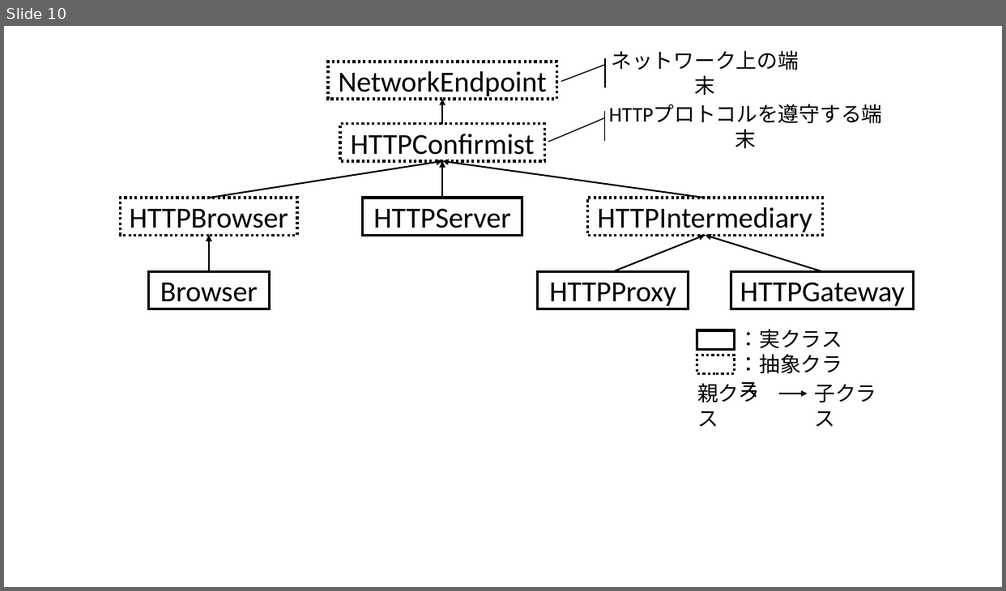
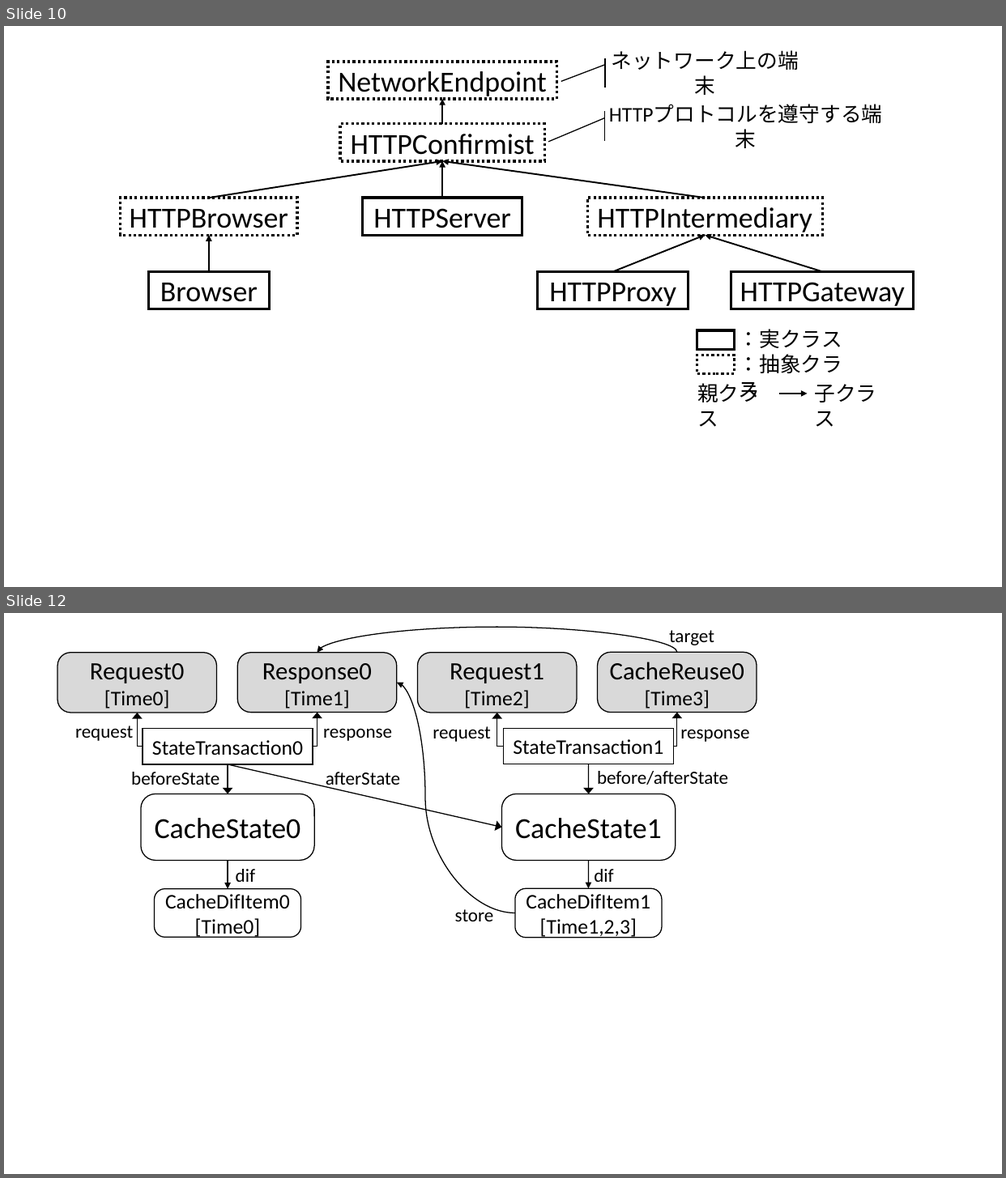
Before and after one commit to simahell/Master-Thesis, a slide deck: fig/fig.pptx. Shown one above the other, each under a label of ours: slide 10 before the commit, slides 10 and 12 after it; the slides between them are not shown. The pictures are 1006x591 and 1006x1178 pixels, drawn with LibreOffice and Linux fonts; fonts in the diff are those of the drawing. Boxes give left, top, right and bottom in pixels: in the first picture for what was removed or moved away, otherwise in the second. Text is boxed around its words. In the diff, an @@ line names an element or a change of style, - is before the commit and + after.

```diff
--- a/fig/fig.pptx
+++ b/fig/fig.pptx
@@ slide 12 added at <box>4,613,1002,1174</box>, background #FFFFFF @@
@@ rectangle added at <box>58,619,757,937</box>, fill #FFFFFF, outline #FFFFFF 1 pt @@
@@ curved arrow added from (677, 652) to (317, 653), #000000 1 pt @@
@@ text added at <box>669,630,714,647</box>, 18 pt, text #000000 @@
+target
@@ rounded rectangle added at <box>58,653,217,713</box>, fill #D9D9D9, outline #000000 1 pt, 24 pt, text #000000 @@
+Request0
+[Time0]
@@ rounded rectangle added at <box>237,653,397,713</box>, fill #D9D9D9, outline #000000 1 pt, 24 pt, text #000000 @@
+Response0
+[Time1]
@@ rounded rectangle added at <box>417,653,577,713</box>, fill #D9D9D9, outline #000000 1 pt, 24 pt, text #000000 @@
+Request1
+[Time2]
@@ rounded rectangle added at <box>598,652,757,712</box>, fill #D9D9D9, outline #000000 1 pt, 24 pt, text #000000 @@
+CacheReuse0
+[Time3]
@@ curved arrow added from (515, 914) to (397, 683), #000000 1 pt @@
@@ text added at <box>75,726,133,741</box>, 18 pt, text #000000 @@
+request
@@ elbow arrow added from (143, 747) to (138, 713), #000000 1 pt @@
@@ rectangle added at <box>143,728,313,764</box>, outline #000000 1 pt, 20 pt, text #000000 @@
+StateTransaction0
@@ elbow arrow added from (313, 747) to (317, 713), #000000 1 pt @@
@@ text added at <box>323,728,392,741</box>, 18 pt, text #000000 @@
+response
@@ text added at <box>432,726,490,742</box>, 18 pt, text #000000 @@
+request
@@ elbow arrow added from (503, 747) to (497, 713), #000000 1 pt @@
@@ rectangle added at <box>503,728,673,764</box>, outline #000000 1 pt, 20 pt, text #000000 @@
+StateTransaction1
@@ elbow arrow added from (673, 747) to (677, 713), #000000 1 pt @@
@@ text added at <box>680,729,749,742</box>, 18 pt, text #000000 @@
+response
@@ text added at <box>131,772,219,785</box>, 18 pt, text #000000 @@
+beforeState
@@ arrow added from (228, 764) to (228, 794), #000000 1 pt @@
@@ arrow added from (228, 764) to (502, 827), #000000 1 pt @@
@@ text added at <box>326,772,400,790</box>, 18 pt, text #000000 @@
+afterState
@@ arrow added from (589, 764) to (589, 794), #000000 1 pt @@
@@ text added at <box>597,771,728,785</box>, 18 pt, text #000000 @@
+before/afterState
@@ rounded rectangle added at <box>141,794,315,861</box>, outline #000000 1 pt, 28 pt, text #000000 @@
+CacheState0
@@ rounded rectangle added at <box>502,794,675,861</box>, outline #000000 1 pt, 28 pt, text #000000 @@
+CacheState1
@@ arrow added from (228, 861) to (228, 889), #000000 1 pt @@
@@ text added at <box>236,869,255,882</box>, 18 pt, text #000000 @@
+dif
@@ arrow added from (589, 861) to (589, 888), #000000 1 pt @@
@@ text added at <box>594,869,613,882</box>, 18 pt, text #000000 @@
+dif
@@ rounded rectangle added at <box>155,889,301,938</box>, outline #000000 1 pt, 20 pt, text #000000 @@
+CacheDifItem0
+[Time0]
@@ rounded rectangle added at <box>515,888,662,937</box>, outline #000000 1 pt, 20 pt, text #000000 @@
+CacheDifItem1
+[Time1,2,3]
@@ text added at <box>455,906,494,922</box>, 18 pt, text #000000 @@
+store
```
Also in this commit, not shown: 1 other slide added, 6 other files.
